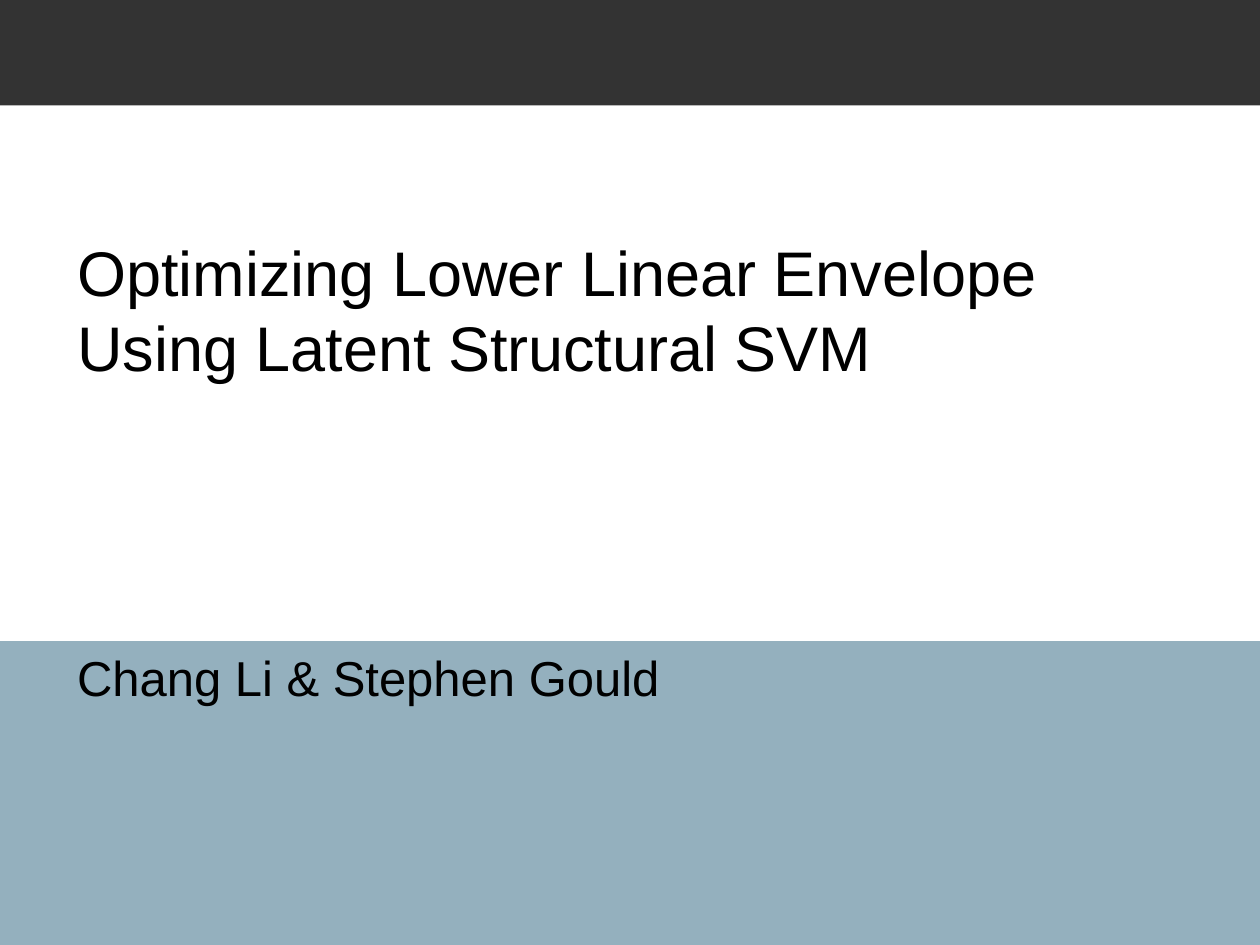
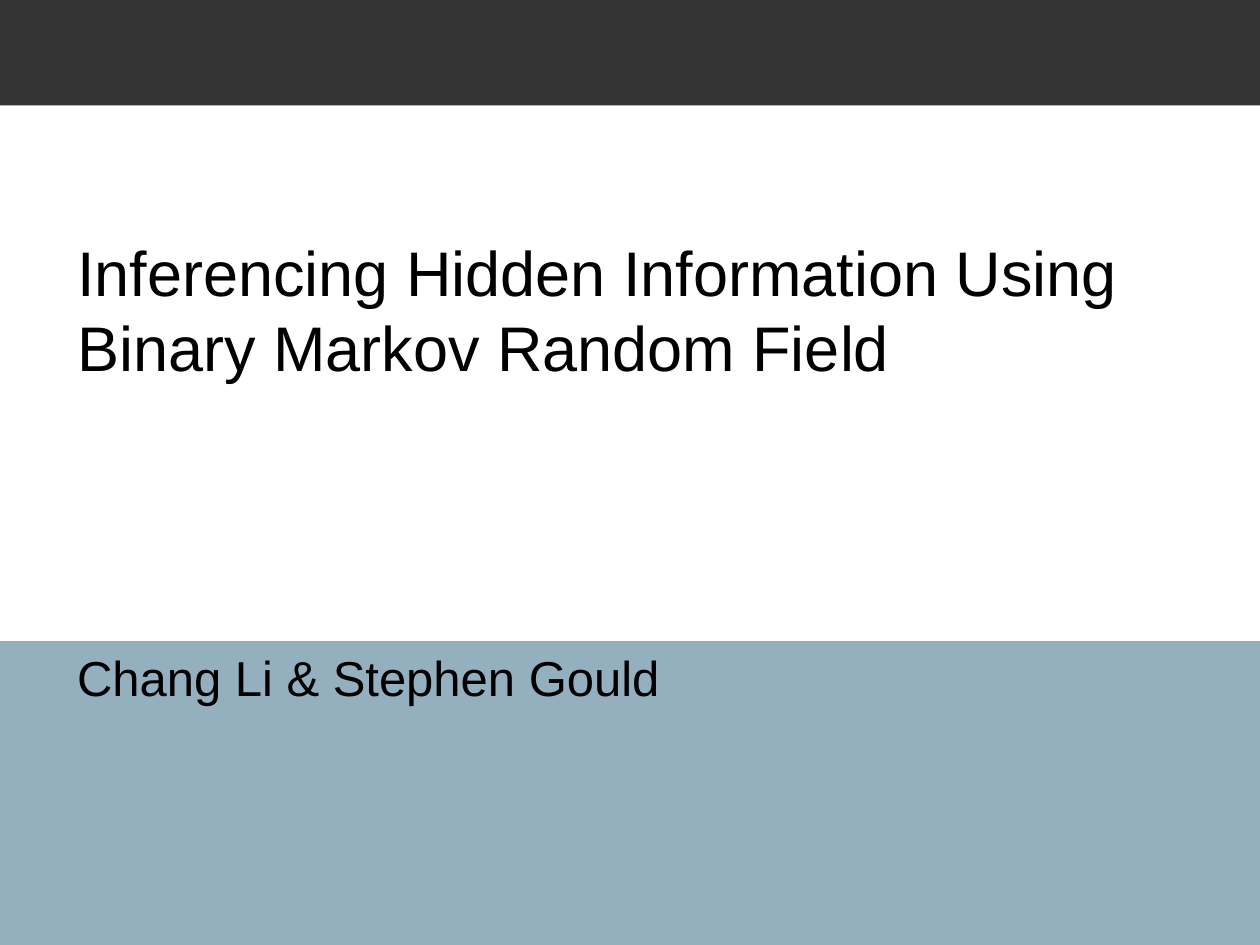
Before and after one commit to spacegoing/ANU_Hounours_Final, a slide deck: slide 1 of FinalTalk/Presentation.ppt. Drawn at 1260x945 pixels with LibreOffice and Linux fonts; fonts in the diff are those of the drawing; background and template pictures are left out. Boxes give left, top, right and bottom in pixels: in the first picture for what was removed or moved away, otherwise in the second. Text is boxed around its words. In the diff, an @@ line names an element or a change of style, - is before the commit and + after.

```diff
--- a/FinalTalk/Presentation.ppt
+++ b/FinalTalk/Presentation.ppt
@@ title at <box>77,250,1117,383</box>: text changed @@
-Optimizing Lower Linear Envelope Using Latent Structural SVM
+Inferencing Hidden Information Using
+Binary Markov Random Field
```
Also in this commit, not shown: 13 other slides changed, 4 slides added, 3 slides removed, 3 other files.
